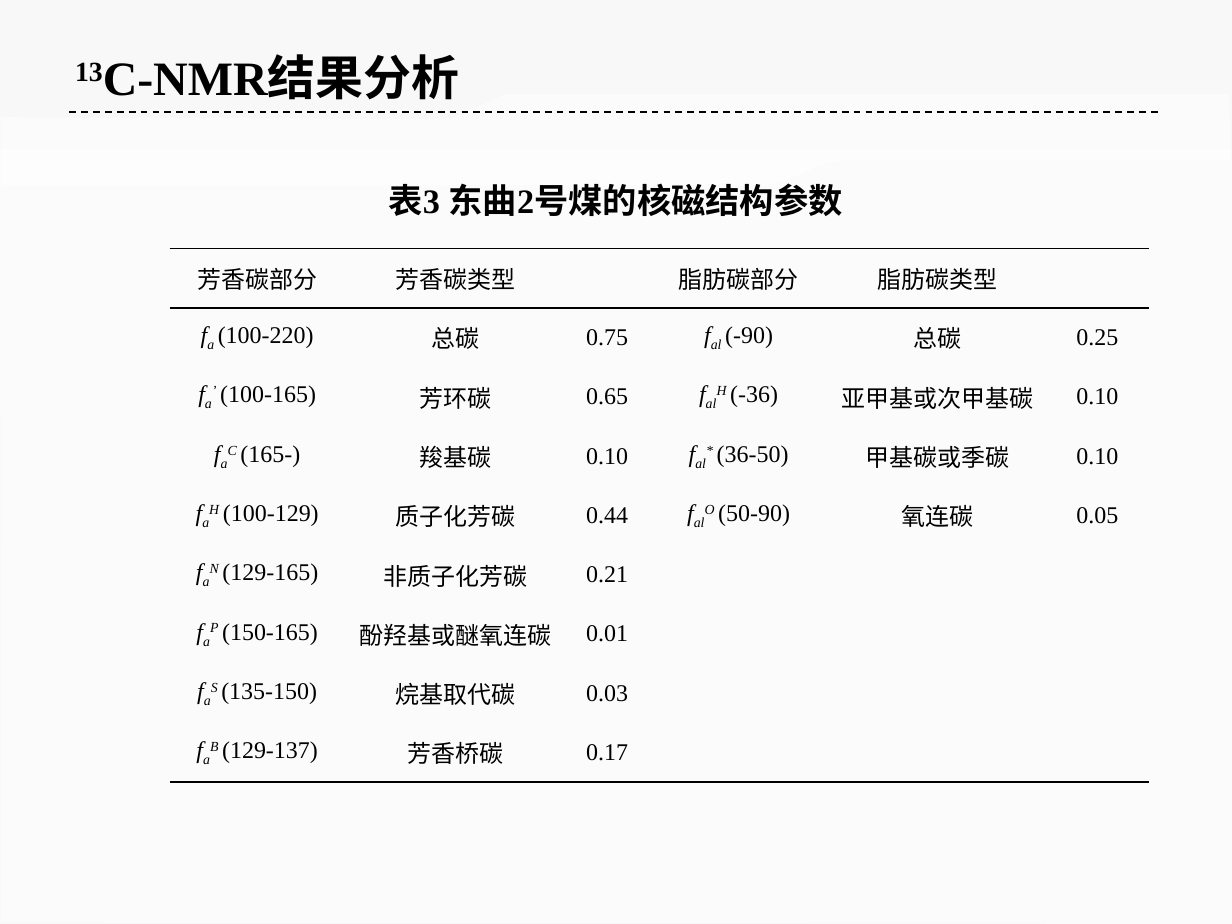
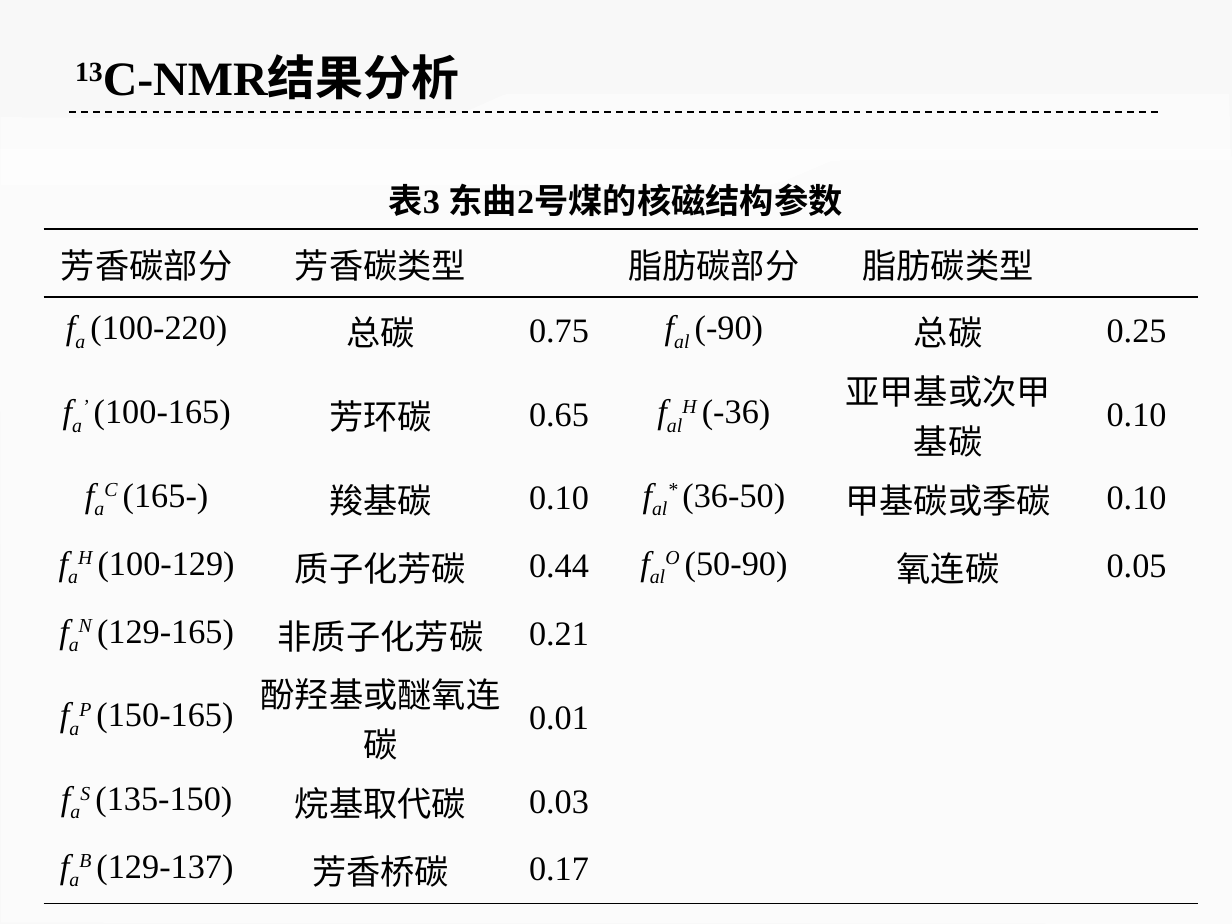
Before and after one commit to ilvcr/GraduationProject, a slide deck: slide 15 of ppt/yoghourtppt.pptx. Drawn at 1232x924 pixels with LibreOffice and Linux fonts; fonts in the diff are those of the drawing. Boxes give left, top, right and bottom in pixels: in the first picture for what was removed or moved away, otherwise in the second. Text is boxed around its words. In the diff, an @@ line names an element or a change of style, - is before the commit and + after.

```diff
--- a/ppt/yoghourtppt.pptx
+++ b/ppt/yoghourtppt.pptx
@@ table at (43,229,1196,891) @@
@@ size 14 to 20 pt @@
@@ table: place and size @@
-table at (170,249,1151,782)
+table at (43,229,1196,891)
```
Also in this commit, not shown: 5 other slides changed.
